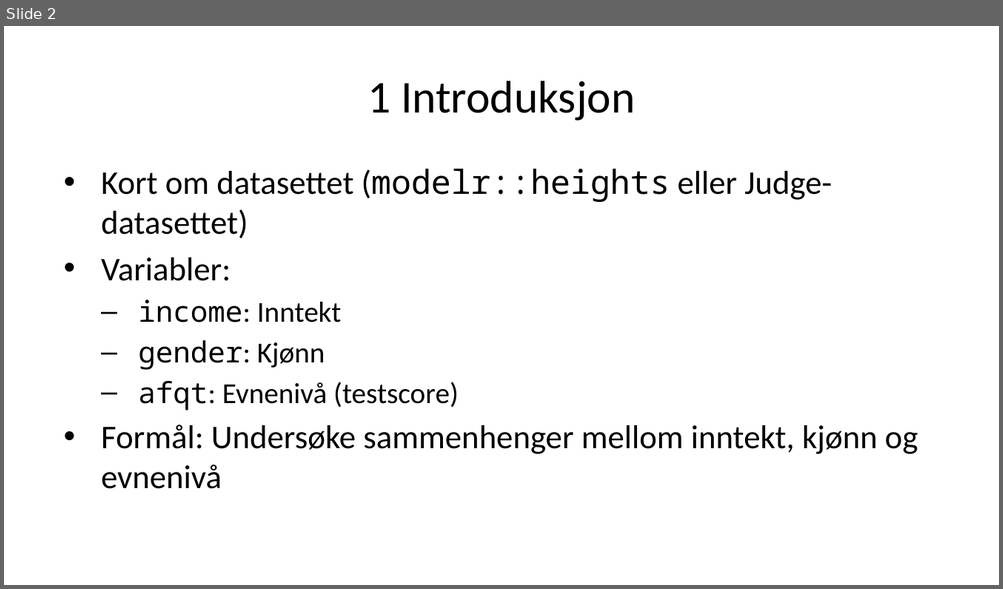
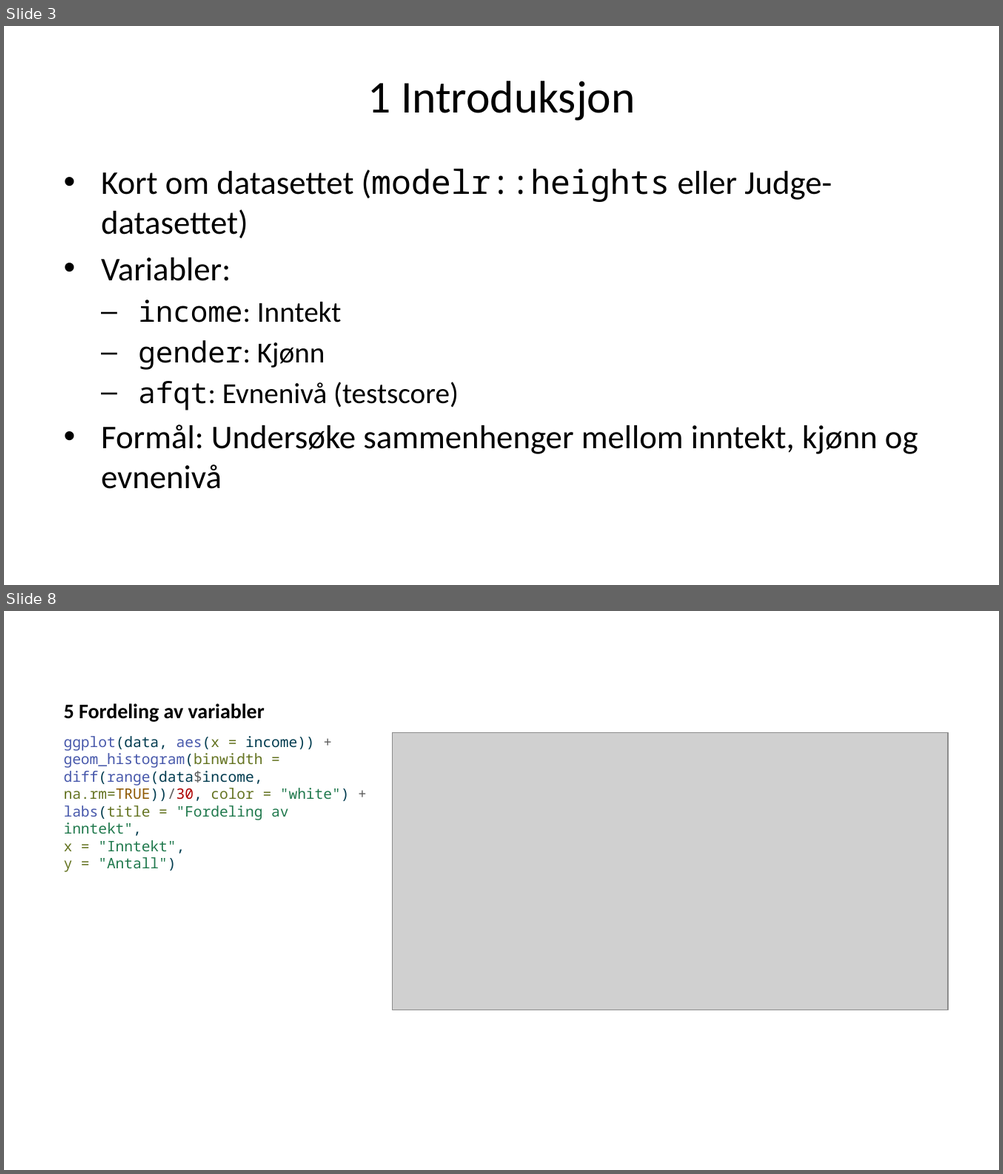
Before and after one commit to H-Vika/MSB105-Assign-2, a slide deck: MSB105 assign 2 presentasjon.pptx. Shown one above the other, each under a label of ours: slide 2 before the commit, slides 3 and 8 after it; the slides between them are not shown. The pictures are 1003x589 and 1003x1174 pixels, drawn with LibreOffice and Linux fonts; fonts in the diff are those of the drawing; grey boxes stand for pictures. Boxes give left, top, right and bottom in pixels: in the first picture for what was removed or moved away, otherwise in the second. Text is boxed around its words. In the diff, an @@ line names an element or a change of style, - is before the commit and + after.

Commit message:
lagt til flerer tabeller som omhandler kjønn og inntekt.

```diff
--- a/MSB105 assign 2 presentasjon.pptx
+++ b/MSB105 assign 2 presentasjon.pptx
@@ slide 8 added at <box>4,611,999,1170</box>, background #FFFFFF @@
@@ title added at <box>64,703,264,722</box>, 15 pt, text #000000, bold @@
+5 Fordeling av variabler
@@ text added at <box>64,736,350,872</box>, 10.5 pt, text #20794D @@
+ggplot(data, aes(x = income)) +
+geom_histogram(binwidth = diff(range(data$income, na.rm=TRUE))/30, color = "white") +
+labs(title = "Fordeling av inntekt",
+x = "Inntekt",
+y = "Antall")
@@ picture added at <box>392,732,947,1010</box> @@
@@ what was slide 2 is now slide 3 @@
```
Also in this commit, not shown: 3 slides changed, 18 other slides added, 2 slides removed, 3 other files.
